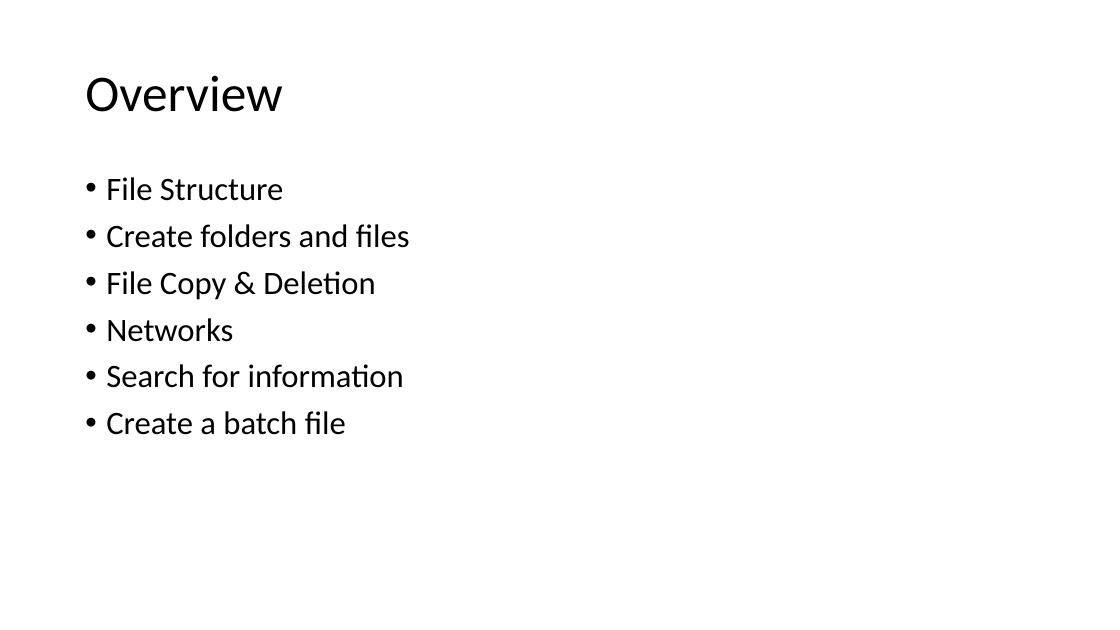
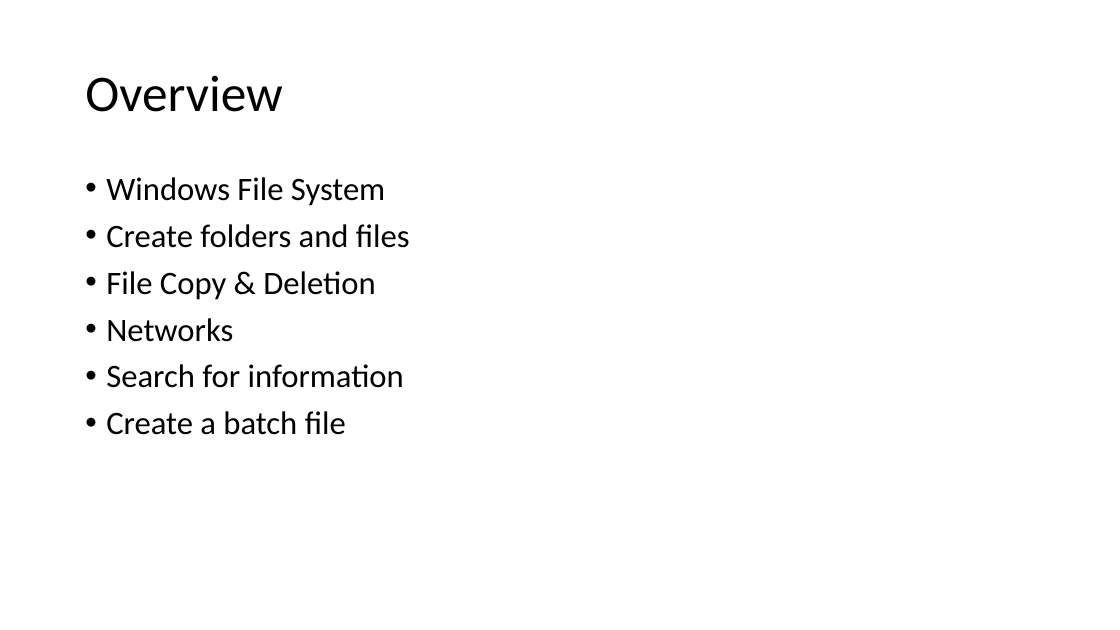
Before and after one commit to frankwxu/digital-forensics-lab, a slide deck: slide 2 of Basic_Computer_Skills_for_Forensics/2_Win_command_line_tutorial.pptx. Drawn at 1120x630 pixels with LibreOffice and Linux fonts; fonts in the diff are those of the drawing; background and template pictures are left out. Boxes give left, top, right and bottom in pixels: in the first picture for what was removed or moved away, otherwise in the second. Text is boxed around its words. In the diff, an @@ line names an element or a change of style, - is before the commit and + after.

Commit message:
add number systems

```diff
--- a/Basic_Computer_Skills_for_Forensics/2_Win_command_line_tutorial.pptx
+++ b/Basic_Computer_Skills_for_Forensics/2_Win_command_line_tutorial.pptx
@@ text at <box>106,177,385,206</box>: text changed @@
-• File Structure
+• Windows File System
```
Also in this commit, not shown: 3 other slides changed, 1 slide removed, 1 other file.
